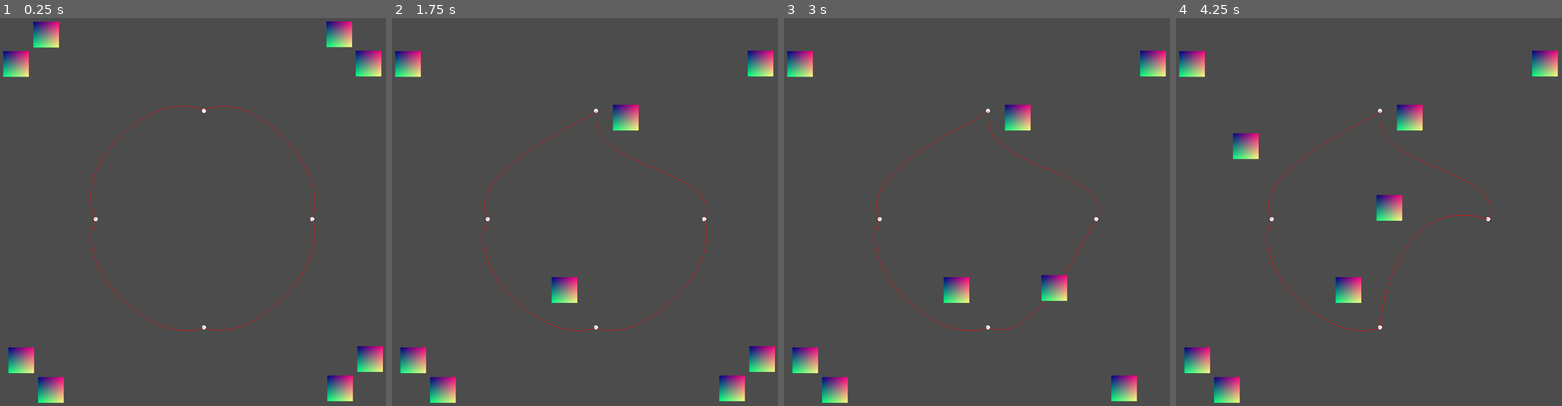
Above: before the commit, frames 1-4 (left to right).
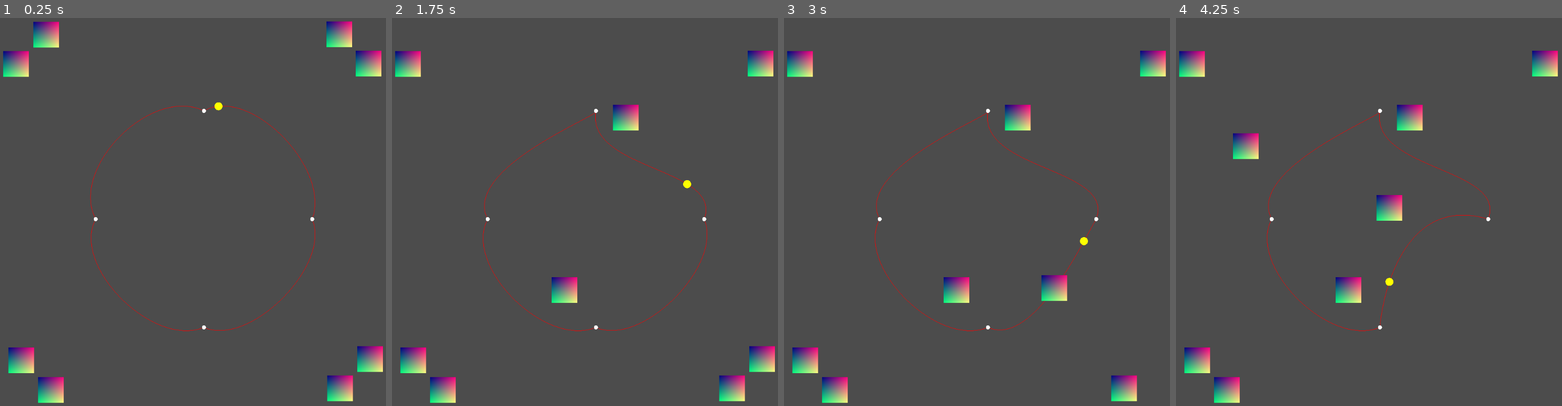
Above: after the commit, the same moments.

Repository: dcturner/SWFG_JAM
Game: Godot game, scene res://scenes/Main.tscn
The game is run twice, just before and just after one commit, with the same random seed, the same clock (stepped at 60 frames per second) and the same inputs. The project has no main scene, so this scene is started directly. The engine's default icon, where the game draws it, is replaced by a stand-in: a white triangle on a blue panel in a dark square.
Inputs (mouse positions are in pixels of both pictures, inside the frame that each line leads up to):
- Up to frame 1 (0.25 s): no input
- Up to frame 2 (1.75 s): tap Enter at 0.5 s; drag from (438, 33) to (627, 118) at 0.52 s; drag from (731, 33) to (565, 289) at 1.27 s
- Up to frame 3 (3 s): move the mouse to (1150, 64) at 2.02 s; click (1150, 64) at 2.17 s; tap Space at 2.75 s; drag from (1154, 359) to (853, 146) at 2.77 s
- Up to frame 4 (4.25 s): tap Enter at 3.5 s; drag from (1515, 386) to (1388, 208) at 3.52 s

The runs differ from the first frame. In frame 1, less than 0.1% of the frame differs, in the area x 24-82%, y 21-81%; in frame 2, less than 0.1%; in frame 3, less than 0.1%; in frame 4, less than 0.1%.

Commit message:
full curve travelled

Diff:
--- a/src/GameLoop.gd
+++ b/src/GameLoop.gd
@@ -12,6 +12,11 @@
 const pos_r = Vector2( mid+div, mid)	# right
 const pos_b = Vector2( mid,  mid+div)	# bottom
 const pos_l = Vector2( div, mid)		# left
+
+var ship_l = 0
+var ship_speed = 0.1
+var ship_segment = 0
+var ship_pos
 
 # top handles
 onready var t_in:Node2D = get_node("../handles/top_in")
@@ -41,10 +46,54 @@
 
 # Called every frame. 'delta' is the elapsed time since the previous frame.
 func _process(delta):
+
 	update()
+	ship_l += delta * ship_speed
+	ship_l = fmod(ship_l,1)
+	ship_segment = floor(ship_l * 4)
+	print(ship_segment)
 	pass
 
 func _draw():
+	# T-R segment
+	var a = pos_t
+	var ao = t_out.global_position
+	var b = pos_r
+	var bi = r_in.global_position
+	draw_section(a,ao,b,bi)
+	# update ship
+	if(ship_segment == 0):
+		ship_pos = get_lerp_pos(a,ao,b,bi, ship_l/0.25)
+
+	# R-B segment
+	a = pos_r
+	ao = r_out.global_position
+	b = pos_b
+	bi = b_in.global_position
+	draw_section(a,ao,b,bi)
+	# update ship
+	if(ship_segment == 1):
+		ship_pos = get_lerp_pos(a,ao,b,bi, (ship_l-0.25)/0.25)
+
+	# B-L segment
+	a = pos_b
+	ao = b_out.global_position
+	b = pos_l
+	bi = l_in.global_position
+	draw_section(a,ao,b,bi)
+	# update ship
+	if(ship_segment == 2):
+		ship_pos = get_lerp_pos(a,ao,b,bi, (ship_l-0.5)/0.25)
+
+	# L-T segment
+	a = pos_l
+	ao = l_out.global_position
+	b = pos_t
+	bi = t_in.global_position
+	draw_section(a,ao,b,bi)
+	# update ship
+	if(ship_segment == 3):
+		ship_pos = get_lerp_pos(a,ao,b,bi, (ship_l-0.75)/0.25)
 
 	# Draw points
 	draw_circle(pos_t, 5, Color(255,255,255))
@@ -52,34 +101,8 @@
 	draw_circle(pos_b, 5, Color(255,255,255))
 	draw_circle(pos_l, 5, Color(255,255,255))
 
-	# T-R segment
-	var a = pos_t
-	var ao = t_out.global_position
-	var b = pos_r
-	var bi = r_in.global_position
-	draw_section(a,ao,b,bi)
-
-	# R-B segment
-	a = pos_r
-	ao = r_out.global_position
-	b = pos_b
-	bi = b_in.global_position
-	draw_section(a,ao,b,bi)
-
-	# B-L segment
-	a = pos_b
-	ao = b_out.global_position
-	b = pos_l
-	bi = l_in.global_position
-	draw_section(a,ao,b,bi)
-
-	# L-T segment
-	a = pos_l
-	ao = l_out.global_position
-	b = pos_t
-	bi = t_in.global_position
-	draw_section(a,ao,b,bi)
-
+	# draw ship
+	draw_circle(ship_pos, 10, Color(255,255,0))
 
 func draw_section(a:Vector2, ao:Vector2, b:Vector2, bi:Vector2):
 	var sps : float = steps_per_section * 1.0
